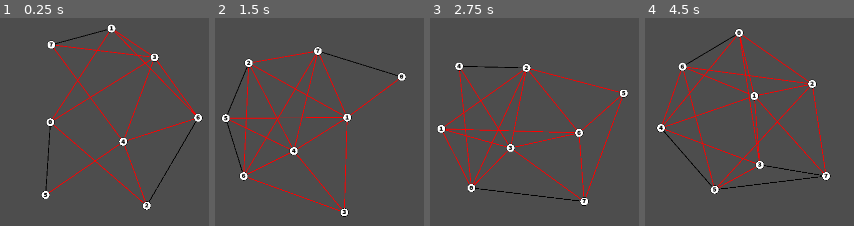
Above: before the commit, frames 1-4 (left to right).
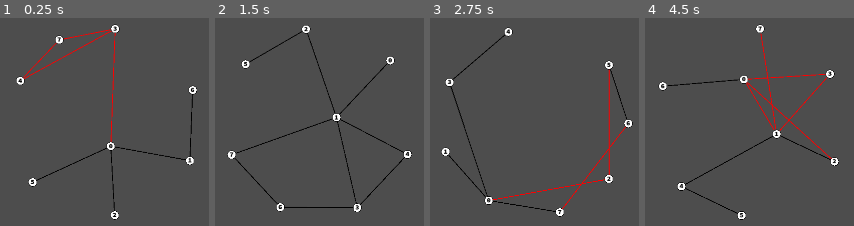
Above: after the commit, the same moments.

Repository: smileyface12349/combinatorics-game
Game: Godot game, scene res://General/graph.tscn
Two runs of this game, one before a commit and one after it. Both use one fixed random seed, a clock stepped at 60 frames per second and the inputs below. This scene is started directly instead of the project's main scene.
Inputs (mouse positions are in pixels of both pictures, inside the frame that each line leads up to):
- Up to frame 1 (0.25 s): no input
- Up to frame 2 (1.5 s): tap Enter (ui_accept) at 0.5, 0.6, 0.77, 1.07, 1.35 s; move the mouse to (outside the picture) at 0.52 s; hold Up (ui_up) 0.53-1.28 s; click (outside the picture) at 0.67 s; move the mouse to (outside the picture) at 1.27 s; hold Down (ui_down) from 1.28 s (still down)
- Up to frame 3 (2.75 s): tap Enter (ui_accept) at 1.52, 1.82, 2.1 s; move the mouse to (outside the picture) at 2.02 s; release Down (ui_down) at 2.03 s; hold Up (ui_up) from 2.03 s (still down)
- Up to frame 4 (4.5 s): tap Enter (ui_accept) at 2.75, 2.85, 3.02, 3.32, 3.6, 3.77, 4.07, 4.35 s; move the mouse to (outside the picture) at 2.77 s; click (outside the picture) at 2.92 s; move the mouse to (outside the picture) at 3.52 s; release Up (ui_up) at 3.53 s; hold Down (ui_down) from 3.53 s (still down); move the mouse to (776, 155) at 4.27 s

The runs differ from the first frame. In frame 1, 7.2% of the frame differs, in the area x 7-98%, y 2-98%; in frame 2, 7.7%; in frame 3, 8.1%; in frame 4, 8.7%, in the area x 5-93%, y 2-98%.

Commit message:
Fiddling around with finding graph edge probabilities

Diff:
--- a/General/graph_test.gd
+++ b/General/graph_test.gd
@@ -4,6 +4,7 @@
 var drawing: Graphs.RearrangeableGraphDrawing
 
 const n_vertices: int = 8
+const average_degree: int = 7
 const size: Vector2 = Vector2(500, 500)
 
 @export var font: Font
@@ -19,7 +20,9 @@
 		#5: [2, 3],
 		#6: []
 	#})
-	graph = Graphs.Graph.get_random_connected(n_vertices)
+	print("Hi " + str(Graphs.Graph.get_edge_chance_from_mst(n_vertices, average_degree)))
+	graph = Graphs.Graph.get_random_connected(n_vertices, Graphs.Graph.get_edge_chance_from_mst(n_vertices, average_degree))
+	#graph = Graphs.Graph.get_random_mst(n_vertices)
 	drawing = graph.get_drawing_best().get_rearrangeable()
 
 var last_mouse_position: Vector2
@@ -28,7 +31,7 @@
 func _process(delta: float) -> void:
 	if Input.is_action_just_pressed("ui_accept"):
 		#drawing.improve_spacing()
-		graph = Graphs.Graph.get_random_connected(n_vertices)
+		graph = Graphs.Graph.get_random_connected(n_vertices, Graphs.Graph.get_edge_chance_from_mst(n_vertices, average_degree))
 		drawing = graph.get_drawing_best().get_rearrangeable()
 		queue_redraw()
 	#if Input.is_action_just_pressed("ui_down"):
--- a/General/graphs.gd
+++ b/General/graphs.gd
@@ -69,6 +69,14 @@
 		var graph: Graph = Graph.get_random_mst(n_vertices)
 		graph.complete_random(edge_chance)
 		return graph
+
+	# Determines what edge chance you need to obtain this average degree
+	static func get_edge_chance(n_vertices: int, average_degree: int) -> float:
+		return (average_degree * n_vertices) / pow(2, n_vertices + 1)
+
+	# Determines what edge chance you need to obtain this average_degree, when starting from an mst
+	static func get_edge_chance_from_mst(n_vertices: int, average_degree: int) -> float:
+		return ((average_degree-2) * n_vertices + 2) / (pow(2, n_vertices) - n_vertices + 1) / 2
 
 	# Outputs a graph drawing where all nodes are positioned randomly
 	func get_drawing_random() -> GraphDrawing:
@@ -199,12 +207,14 @@
 	# Test if two edges cross
 	# TODO: This code doesn't work. Make a new system to detect edge crossings in the Edge class
 	static func test_edge_crossing(edge1: Edge, edge2: Edge) -> bool:
-		#var t: float = (edge2.head.position.x - edge1.head.position.x) / (edge1.tail.position.x - edge1.head.position.x - edge2.tail.position.x + edge2.head.position.x)
-		#var t2: float = (edge2.head.position.y - edge1.head.position.y) / (edge1.tail.position.y - edge1.head.position.y - edge2.tail.position.y + edge2.head.position.y)
-		#print("x: " + str(t) + ", y: " + str(t2) + ", result: " + str((0 <= t && t <= 1) && (0 <= t2 && t2 <= 1)))
-		#return (0 <= t && t <= 1) && (0 <= t2 && t2 <= 1)
-		return ccw(edge1.head, edge2.head, edge2.tail) != ccw(edge1.tail, edge2.head, edge2.tail) \
-			and ccw(edge1.head, edge1.tail, edge2.head) != ccw(edge1.head, edge1.tail, edge2.tail)
+		var t: float = (edge2.head.position.x - edge1.head.position.x) / (edge1.tail.position.x - edge1.head.position.x - edge2.tail.position.x + edge2.head.position.x)
+		var t2: float = (edge2.head.position.y - edge1.head.position.y) / (edge1.tail.position.y - edge1.head.position.y - edge2.tail.position.y + edge2.head.position.y)
+		print("x: " + str(t) + ", y: " + str(t2) + ", result: " + str((0 <= t && t <= 1) && (0 <= t2 && t2 <= 1)))
+		return (0.05 <= t && t <= 0.95) && (0.05 <= t2 && t2 <= 0.95)
+
+		# StackOverflow version
+		#return ccw(edge1.head, edge2.head, edge2.tail) != ccw(edge1.tail, edge2.head, edge2.tail) \
+			#and ccw(edge1.head, edge1.tail, edge2.head) != ccw(edge1.head, edge1.tail, edge2.tail)
 
 	# credit: https://stackoverflow.com/questions/3838329/how-can-i-check-if-two-segments-intersect
 	static func ccw(A: PositionedVertex, B: PositionedVertex, C: PositionedVertex) -> float:
